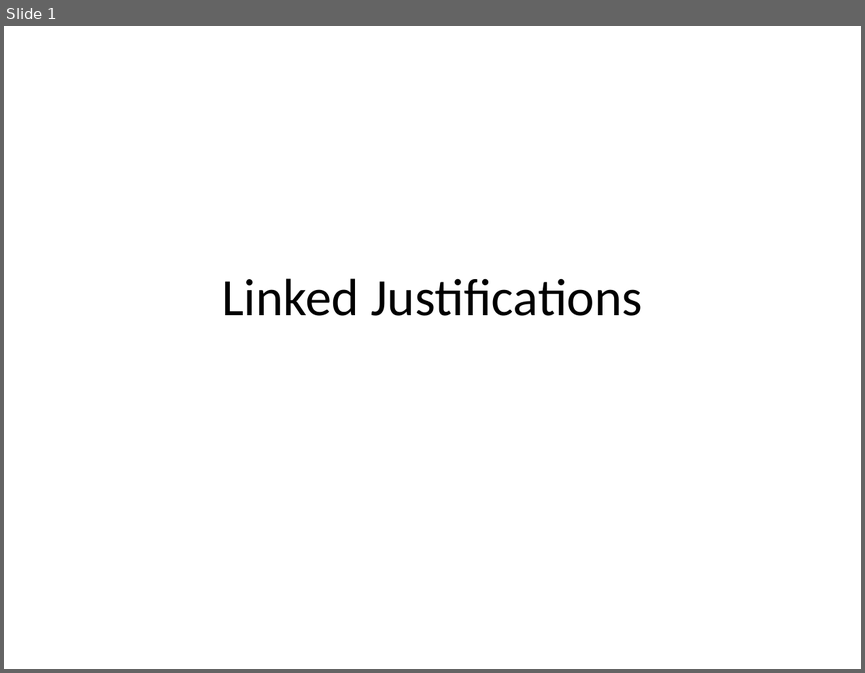
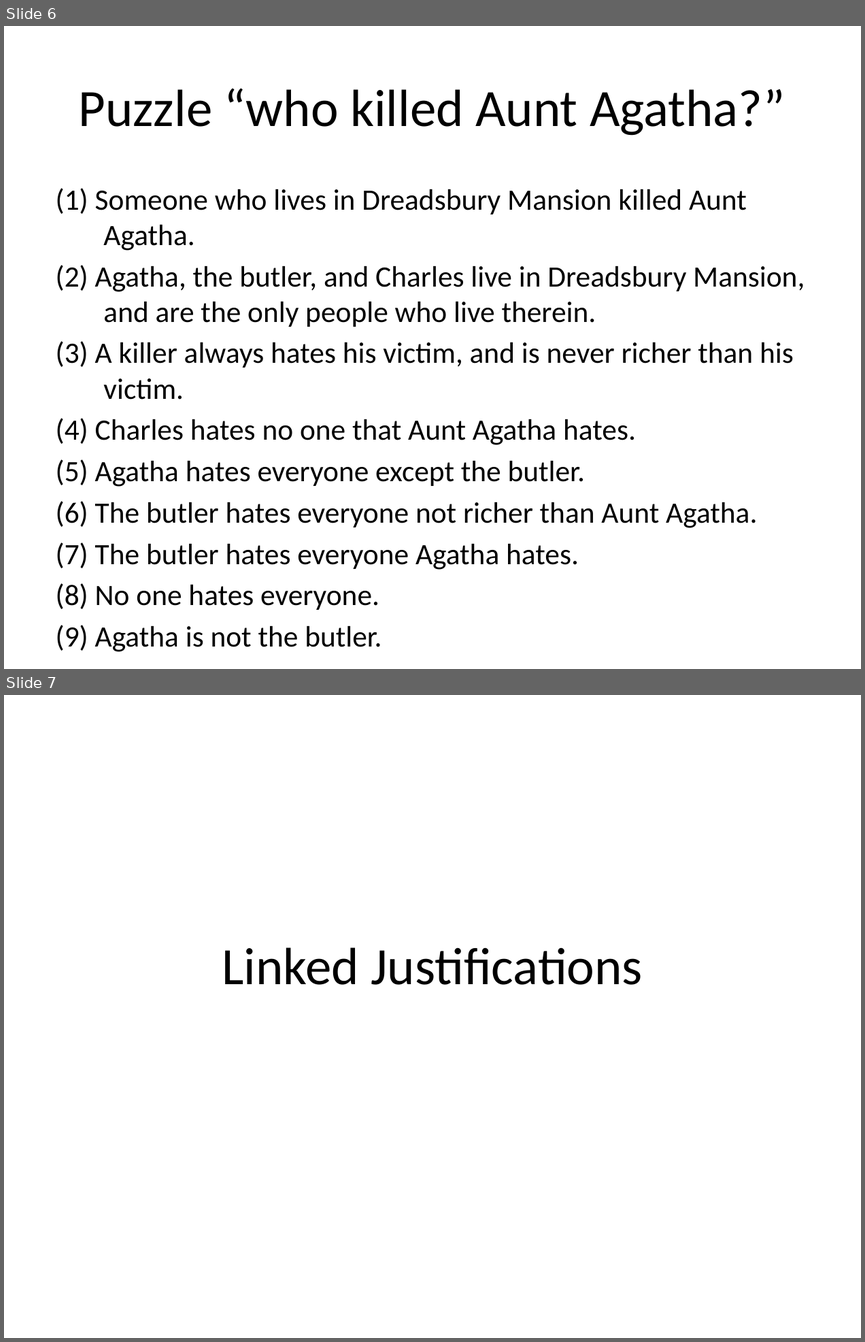
Before and after one commit to lidingpku/inference-web, a slide deck: trunk/iw3/doc/proof-combine.pptx. Shown one above the other, each under a label of ours: slide 1 before the commit, slides 6 and 7 after it. The pictures are 865x673 and 865x1342 pixels, drawn with LibreOffice and Linux fonts; fonts in the diff are those of the drawing. Boxes give left, top, right and bottom in pixels: in the first picture for what was removed or moved away, otherwise in the second. Text is boxed around its words. In the diff, an @@ line names an element or a change of style, - is before the commit and + after.

```diff
--- a/trunk/iw3/doc/proof-combine.pptx
+++ b/trunk/iw3/doc/proof-combine.pptx
@@ slide 6 added at [4,26,861,669], background #FFFFFF @@
@@ title added at [78,88,785,135], 44 pt, text #000000 @@
+Puzzle “who killed Aunt Agatha?”
@@ text added at [56,188,804,609], 24.8 pt, text #000000 @@
+(1) Someone who lives in Dreadsbury Mansion killed Aunt Agatha.
+(2) Agatha, the butler, and Charles live in Dreadsbury Mansion, and are the only people who live therein.
+(3) A killer always hates his victim, and is never richer than his victim.
+(4) Charles hates no one that Aunt Agatha hates.
+(5) Agatha hates everyone except the butler.
+(6) The butler hates everyone not richer than Aunt Agatha.
+(7) The butler hates everyone Agatha hates.
+(8) No one hates everyone.
+(9) Agatha is not the butler.
@@ what was slide 1 is now slide 7 @@
```
Also in this commit, not shown: 30 other slides added.
